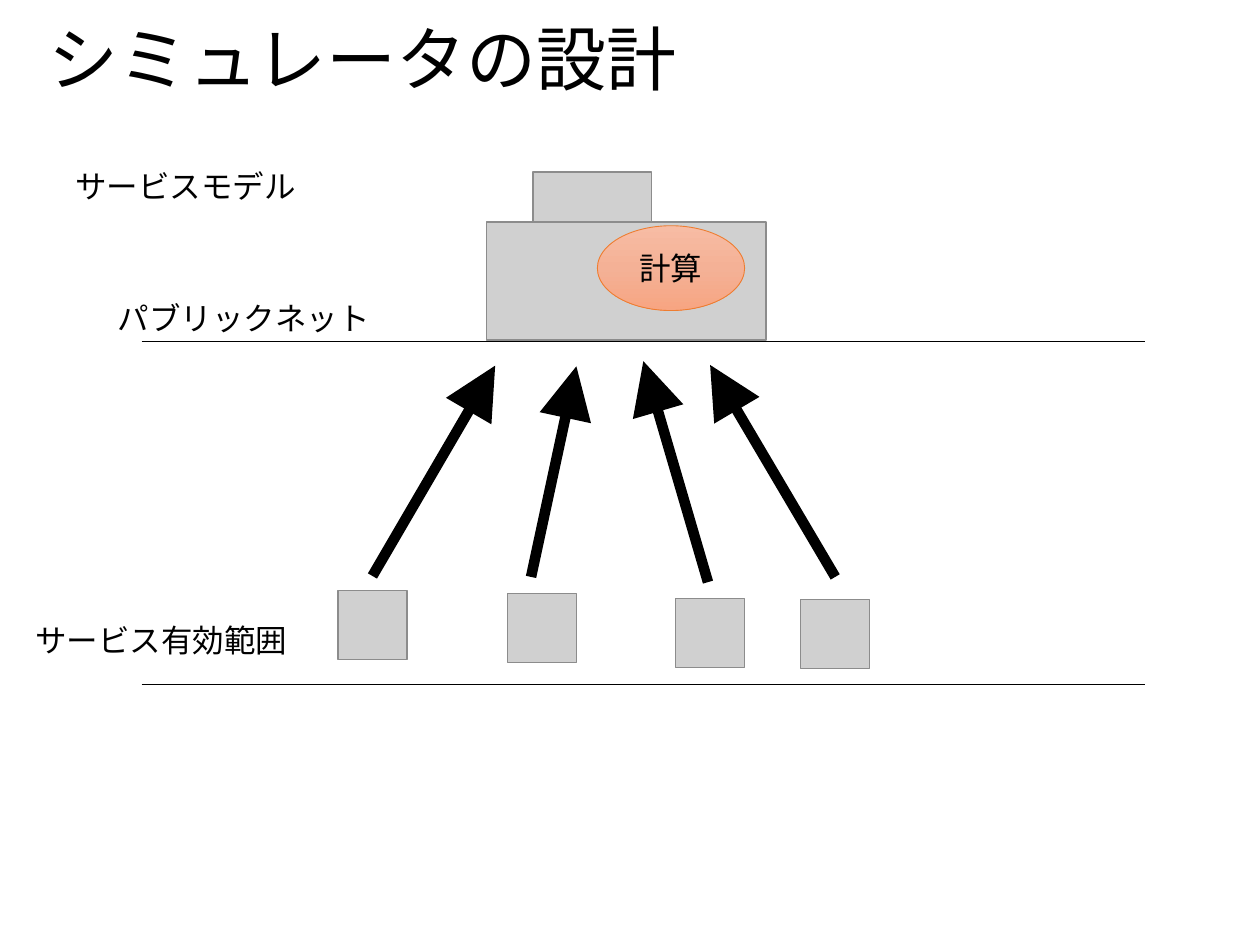
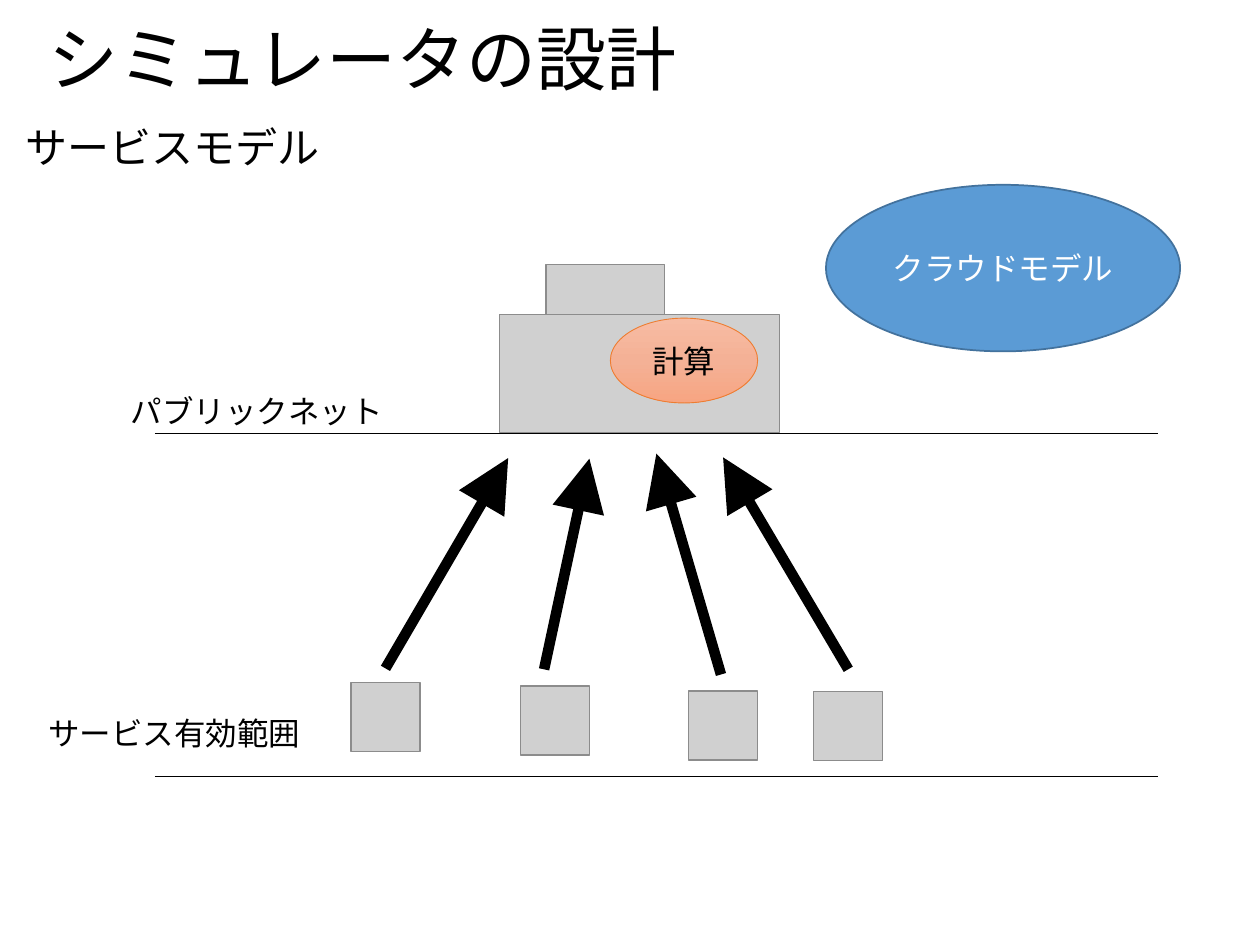
Before and after one commit to ao-megane/LplcOpenDataConverter, a slide deck: slide 8 of LplcOpenDataConverter/LplcOpenDataConverter/プレゼン/多地点カメラを用いた見守りサービスにおける第三者のプライバシデータ流出比の定量評価.pptx. Drawn at 1260x945 pixels with LibreOffice and Linux fonts; fonts in the diff are those of the drawing; grey boxes stand for pictures; background and template pictures are left out. Boxes give left, top, right and bottom in pixels: in the first picture for what was removed or moved away, otherwise in the second. Text is boxed around its words. In the diff, an @@ line names an element or a change of style, - is before the commit and + after.

```diff
--- a/LplcOpenDataConverter/LplcOpenDataConverter/プレゼン/多地点カメラを用いた見守りサービスにおける第三者のプライバシデータ流出比の定量評価.pptx
+++ b/LplcOpenDataConverter/LplcOpenDataConverter/プレゼン/多地点カメラを用いた見守りサービスにおける第三者のプライバシデータ流出比の定量評価.pptx
@@ text "サービスモデル": place and size @@
-text "サービスモデル" at (75, 171, 295, 200)
+text "サービスモデル" at (25, 127, 319, 166)
@@ text "サービスモデル" at (25, 127, 319, 166): size 18 to 24 pt @@
@@ ellipse added at (827, 185, 1181, 352), fill #5B9BD5, outline #43739E 1 pt, 18 pt, text #FFFFFF @@
+クラウドモデル
@@ 1 picture, 1 ellipse, 1 arrow: place and size @@
-1 picture, 1 ellipse, 1 arrow at (338, 226, 745, 659)
+1 picture, 1 ellipse, 1 arrow at (352, 319, 757, 752)
@@ 4 pictures, 2 lines, 1 arrow: place and size @@
-4 pictures, 2 lines, 1 arrow at (142, 173, 1145, 684)
+4 pictures, 2 lines, 1 arrow at (155, 265, 1158, 776)
@@ 2 texts, 2 arrows, 1 picture: place and size @@
-2 texts, 2 arrows, 1 picture at (35, 303, 835, 663)
+2 texts, 2 arrows, 1 picture at (48, 396, 848, 755)
```
Also in this commit, not shown: 11 other slides changed, 5 slides added, 1 slide removed, 1 other file.
